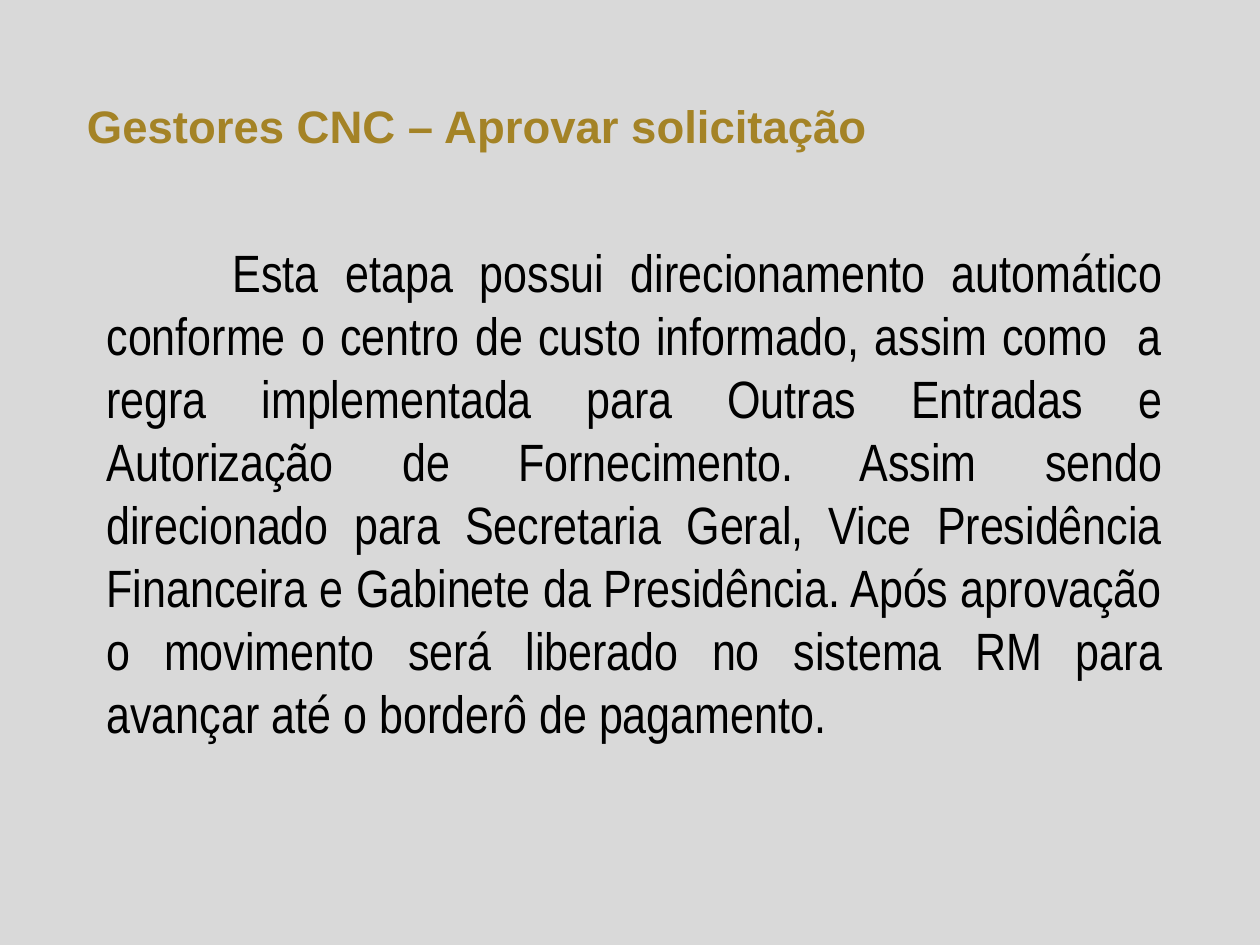
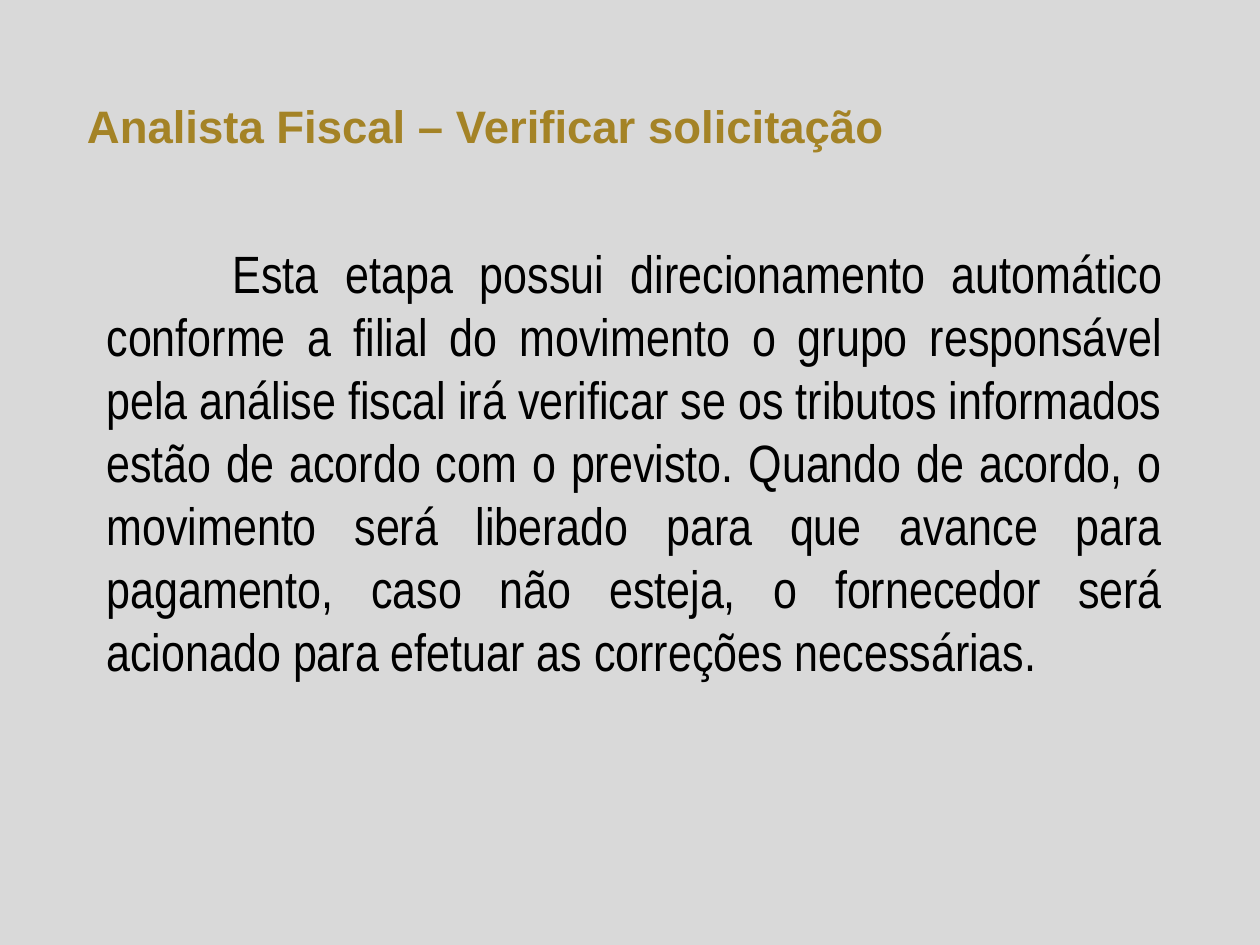
Before and after one commit to herickfreitas/Fluig_RM_ParcelaContratos, a slide deck: slide 6 of Parcelas de contratos.pptx. Drawn at 1260x945 pixels with LibreOffice and Linux fonts; fonts in the diff are those of the drawing; background and template pictures are left out. Boxes give left, top, right and bottom in pixels: in the first picture for what was removed or moved away, otherwise in the second. Text is boxed around its words. In the diff, an @@ line names an element or a change of style, - is before the commit and + after.

```diff
--- a/Parcelas de contratos.pptx
+++ b/Parcelas de contratos.pptx
@@ title at bbox=[87, 110, 883, 152]: text changed @@
-Gestores CNC – Aprovar solicitação
+Analista Fiscal – Verificar solicitação
@@ text at bbox=[107, 254, 1162, 681]: text changed @@
-Esta etapa possui direcionamento automático conforme o centro de custo informado, assim como a regra implementada para Outras Entradas e Autorização de Fornecimento. Assim sendo direcionado para Secretaria Geral, Vice Presidência Financeira e Gabinete da Presidência. Após aprovação o movimento será liberado no sistema RM para avançar até o borderô de pagamento.
+Esta etapa possui direcionamento automático conforme a filial do movimento o grupo responsável pela análise fiscal irá verificar se os tributos informados estão de acordo com o previsto. Quando de acordo, o movimento será liberado para que avance para pagamento, caso não esteja, o fornecedor será acionado para efetuar as correções necessárias.
```
Also in this commit, not shown: 3 other slides changed, 13 other files.
